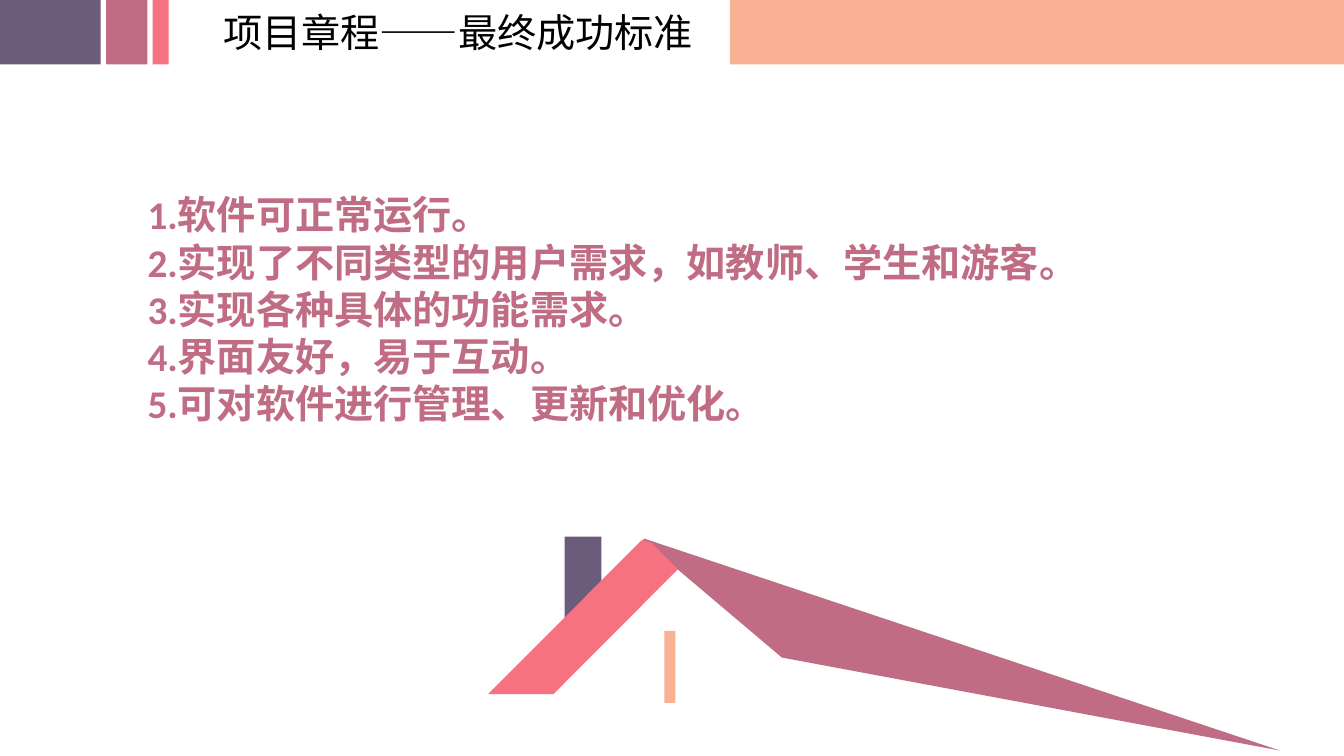
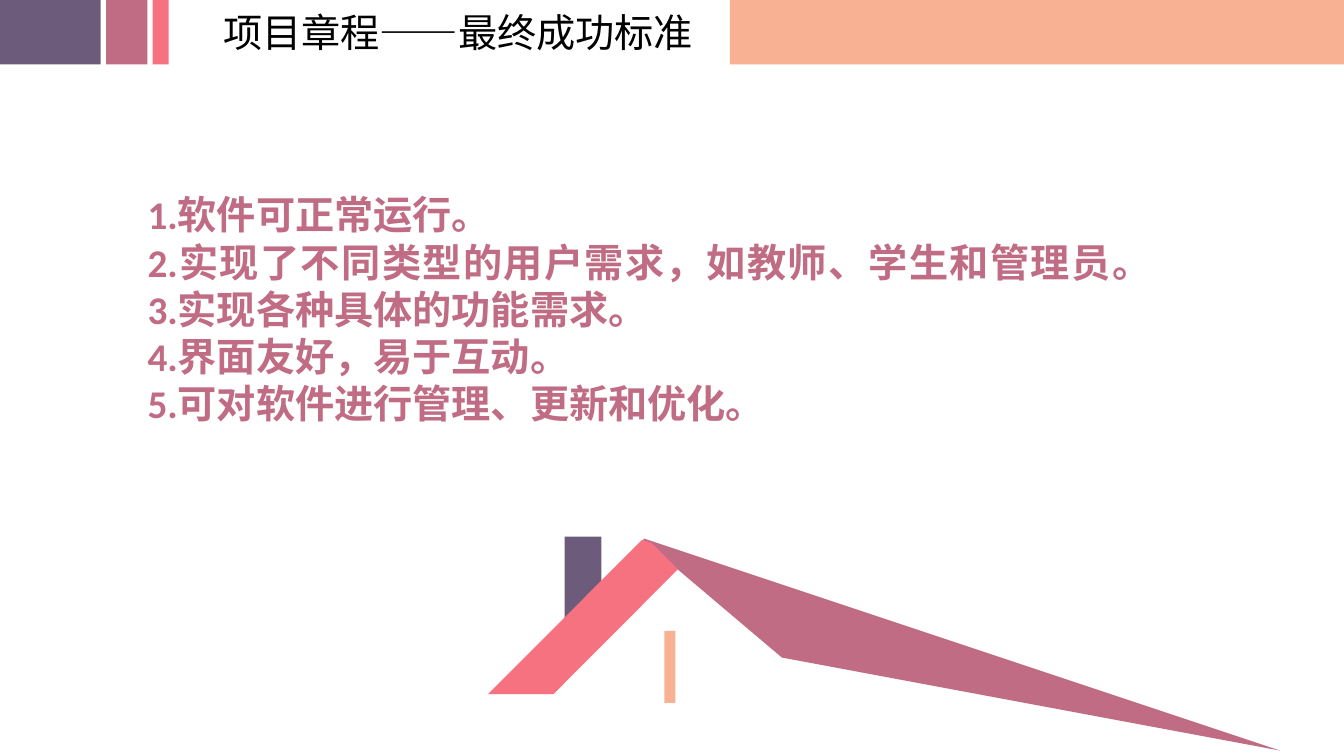
Before and after one commit to SRA2021-G04/project, a slide deck: slide 6 of PPT/SRA2021-G04-项目计划展示0.1.0.pptx. Drawn at 1344x756 pixels with LibreOffice and Linux fonts; fonts in the diff are those of the drawing; background and template pictures are left out. Boxes give left, top, right and bottom in pixels: in the first picture for what was removed or moved away, otherwise in the second. Text is boxed around its words. In the diff, an @@ line names an element or a change of style, - is before the commit and + after.

Commit message:
版本管理文档，需求工程项目计划，甘特图，PPT等更新

```diff
--- a/PPT/SRA2021-G04-项目计划展示0.1.0.pptx
+++ b/PPT/SRA2021-G04-项目计划展示0.1.0.pptx
@@ text at [148, 244, 1152, 282]: text changed @@
-2.实现了不同类型的用户需求，如教师、学生和游客。
+2.实现了不同类型的用户需求，如教师、学生和管理员。
```
Also in this commit, not shown: 3 other slides changed, 18 other files.
